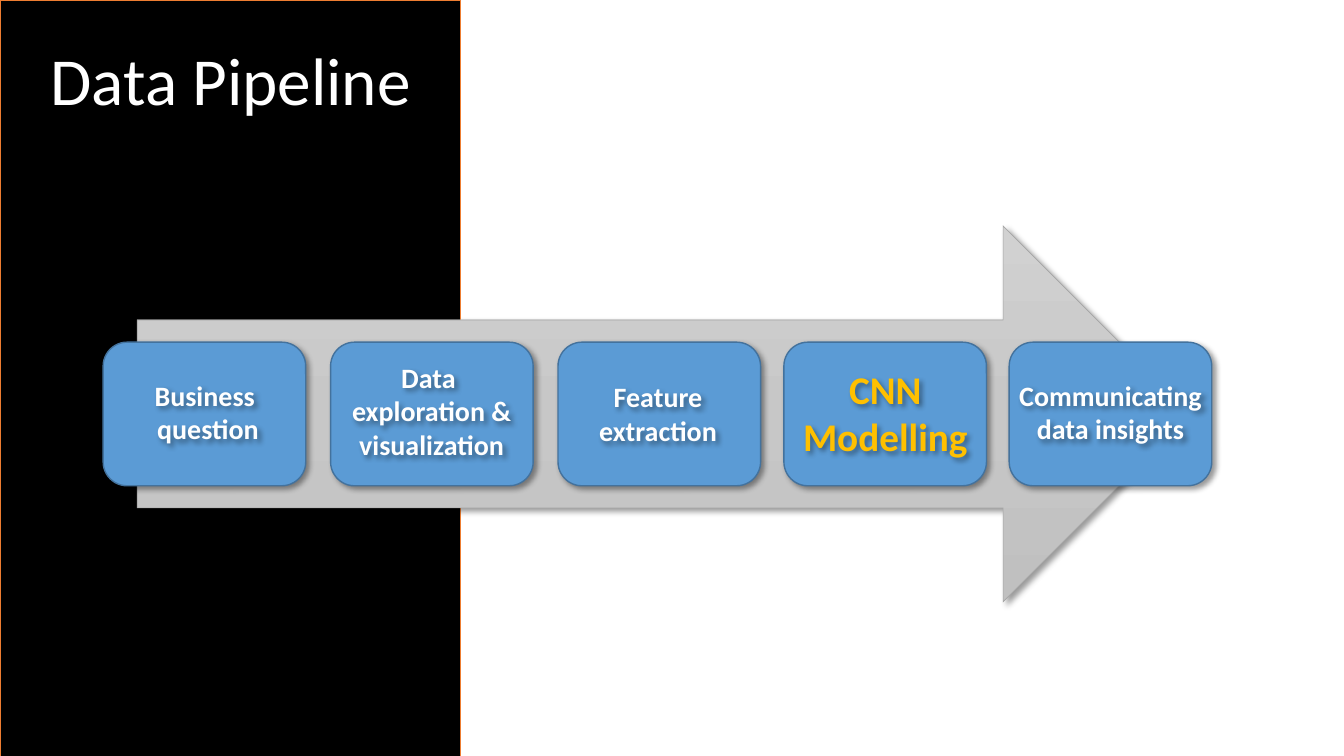
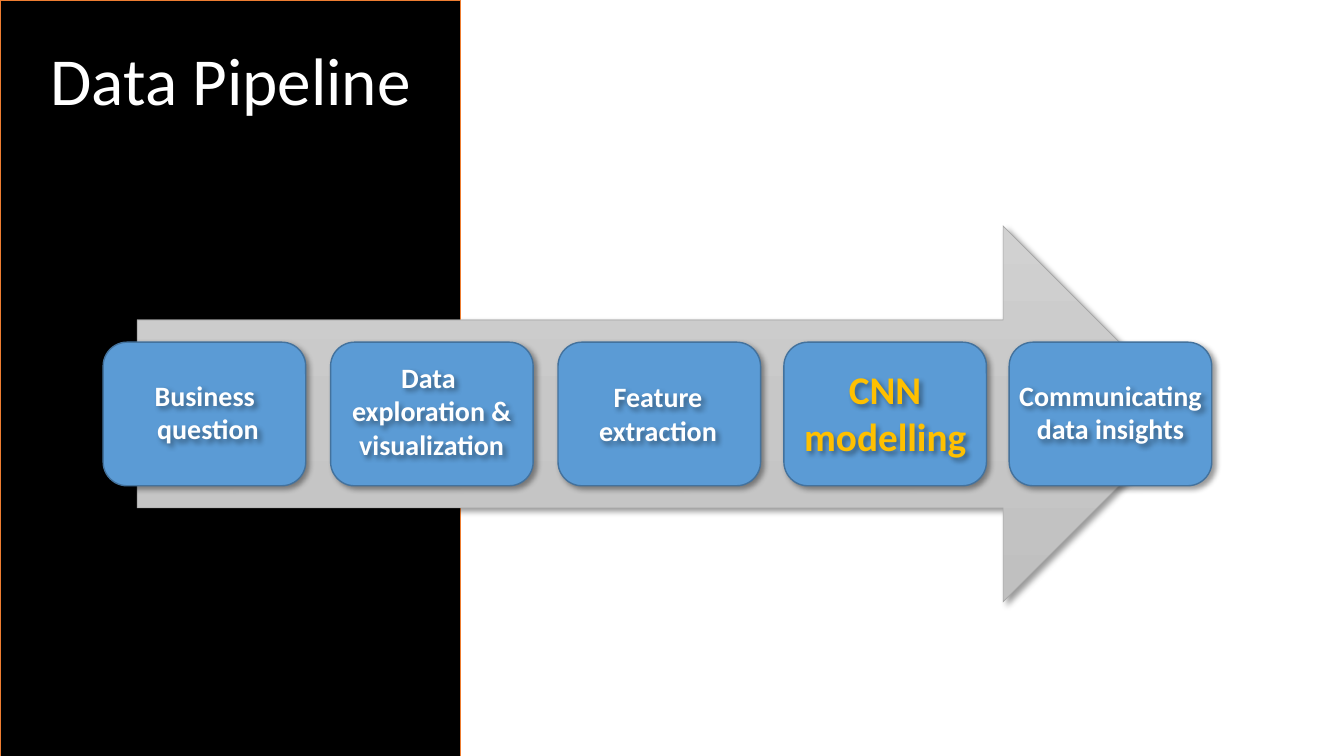
Before and after one commit to stolltho/iod_repo, a slide deck: slide 5 of Capstone Project/CAP_SER_TSv02.pptx. Drawn at 1344x756 pixels with LibreOffice and Linux fonts; fonts in the diff are those of the drawing. Boxes give left, top, right and bottom in pixels: in the first picture for what was removed or moved away, otherwise in the second. Text is boxed around its words. In the diff, an @@ line names an element or a change of style, - is before the commit and + after.

```diff
--- a/Capstone Project/CAP_SER_TSv02.pptx
+++ b/Capstone Project/CAP_SER_TSv02.pptx
@@ text at (x1=804, y1=423, x2=966, y2=458): text changed @@
-Modelling
+modelling
```
Also in this commit, not shown: 2 other slides changed.
